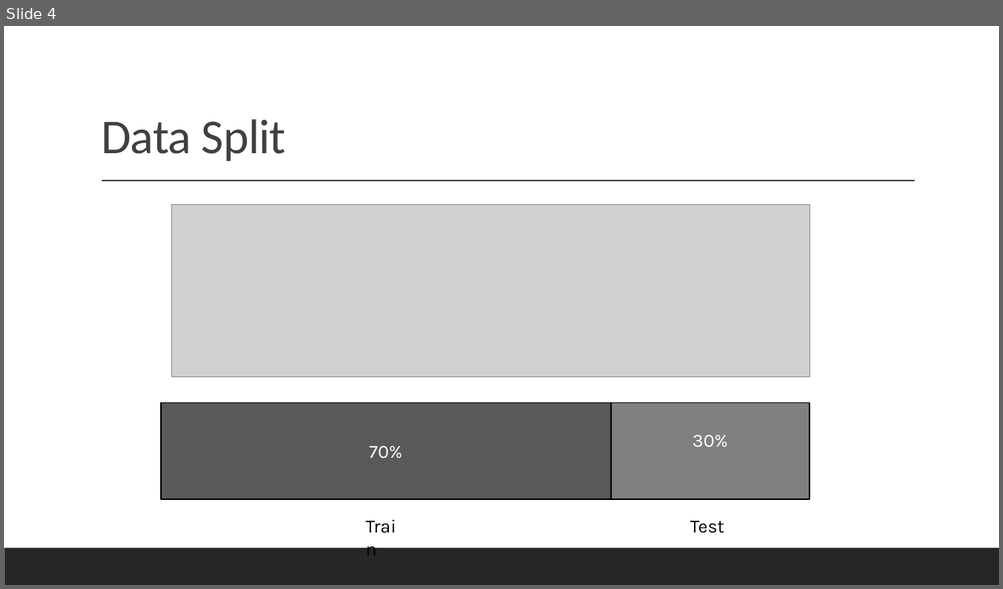
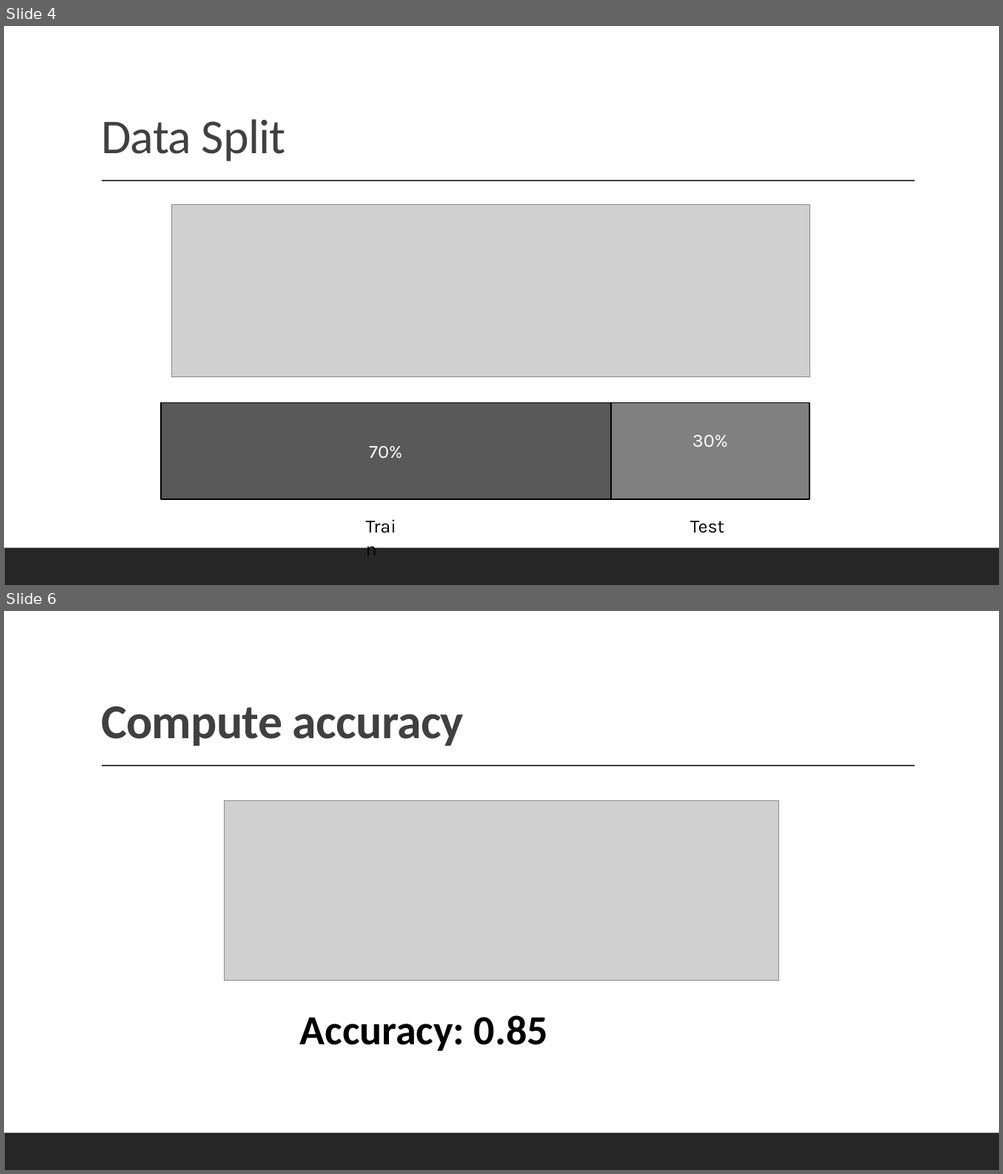
Before and after one commit to chakree254/ProjectML, a slide deck: การทำนายสภาพอากาศด้วย Linear Regression.pptx. Shown one above the other, each under a label of ours: slide 4 before the commit, slides 4 and 6 after it; the slides between them are not shown. The pictures are 1003x589 and 1003x1174 pixels, drawn with LibreOffice and Linux fonts; fonts in the diff are those of the drawing; grey boxes stand for pictures. Boxes give left, top, right and bottom in pixels: in the first picture for what was removed or moved away, otherwise in the second. Text is boxed around its words. In the diff, an @@ line names an element or a change of style, - is before the commit and + after.

```diff
--- a/การทำนายสภาพอากาศด้วย Linear Regression.pptx
+++ b/การทำนายสภาพอากาศด้วย Linear Regression.pptx
@@ slide 6 added at [4, 611, 999, 1170], background #FFFFFF; not listed: 2 template elements that a slide beside it also shows @@
@@ title added at [101, 706, 464, 746], 47 pt, text #404040, bold @@
+Compute accuracy
@@ picture added at [224, 801, 779, 981] @@
@@ text added at [300, 1016, 548, 1051], 40 pt, text #000000, bold @@
+Accuracy: 0.85
```
Also in this commit, not shown: 4 slides changed, 2 other slides added, 2 slides removed, 4 other files.
